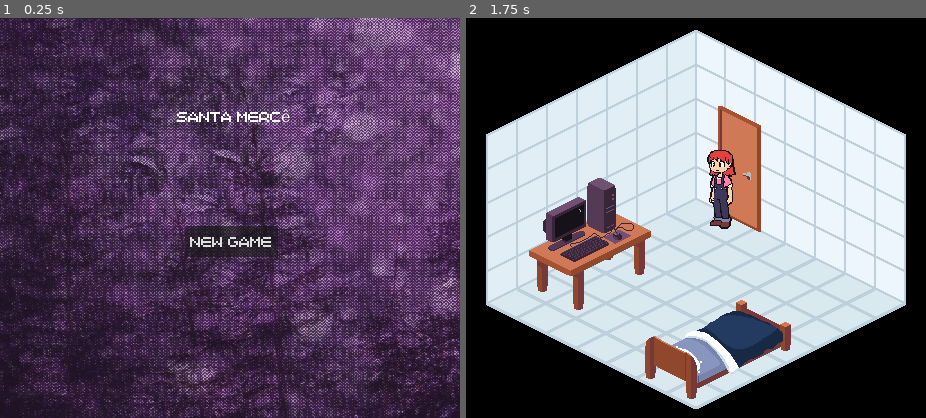
Above: before the commit, frames 1-2 (left to right).
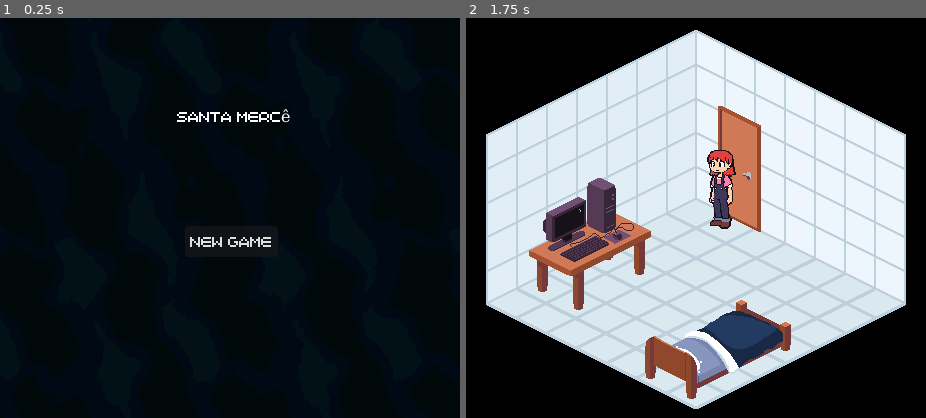
Above: after the commit, the same moments.

Repository: andcolatto/Repository-Santa-Merc-
Game: Godot game, scene res://Scenes/Menu.tscn
Same seed, same stepped clock (60 frames per second), same inputs: the game is played once before the commit and once after it.
Inputs:
- Up to frame 1 (0.25 s): no input
- Up to frame 2 (1.75 s): click "New Game" at 0.5 s; click "New Game" at 1.25 s

The runs differ from the first frame. In frame 1, 99% of the frame differs, in the area x 0-100%, y 0-100%; in frame 2, nothing differs.

Commit message:
menu animation

Diff:
--- a/Santa Mercê/project/Scenes/Menu.tscn
+++ b/Santa Mercê/project/Scenes/Menu.tscn
@@ -5,7 +5,130 @@
 [ext_resource type="FontFile" uid="uid://jdewj2mna65g" path="res://Font/Nyntunkocom Font/Nyntunkocom.ttf" id="2_6pedr"]
 [ext_resource type="AudioStream" uid="uid://b2fns6vulk6x3" path="res://SFX/New Game.wav" id="2_idohh"]
 [ext_resource type="AudioStream" uid="uid://b5lvu1fgedpvf" path="res://SFX/Select.wav" id="3_wfhf6"]
-[ext_resource type="Texture2D" uid="uid://bmao8x6a8gkr4" path="res://Icon/menubck.png" id="6_idohh"]
+[ext_resource type="Texture2D" uid="uid://cl8ob4x6dxmli" path="res://Sprites/menu/img1.png" id="6_3jcrr"]
+[ext_resource type="Texture2D" uid="uid://d1c2clqroifnx" path="res://Sprites/menu/img2.png" id="7_aobxe"]
+[ext_resource type="Texture2D" uid="uid://dn1stl1k4mamm" path="res://Sprites/menu/img3.png" id="8_ab40c"]
+[ext_resource type="Texture2D" uid="uid://cebg03sa5eum" path="res://Sprites/menu/img4.png" id="8_ckbj2"]
+[ext_resource type="Texture2D" uid="uid://tmsgo75y2iqo" path="res://Sprites/menu/img5.png" id="9_nuh2c"]
+[ext_resource type="Texture2D" uid="uid://crglj67nijwge" path="res://Sprites/menu/img6.png" id="10_ou2h3"]
+[ext_resource type="Texture2D" uid="uid://bhv7lgaunfbxt" path="res://Sprites/menu/img7.png" id="11_rh0jc"]
+[ext_resource type="Texture2D" uid="uid://cpmignan5x2tk" path="res://Sprites/menu/img8.png" id="12_v0ovw"]
+[ext_resource type="Texture2D" uid="uid://dgh357th5vnp8" path="res://Sprites/menu/img9.png" id="13_b7pwh"]
+[ext_resource type="Texture2D" uid="uid://gwyfiqchkod7" path="res://Sprites/menu/img10.png" id="14_2grpp"]
+[ext_resource type="Texture2D" uid="uid://dwc6kb1mgbh15" path="res://Sprites/menu/img11.png" id="15_2nbq4"]
+[ext_resource type="Texture2D" uid="uid://b01y8nctg64vu" path="res://Sprites/menu/img12.png" id="16_jmv5b"]
+[ext_resource type="Texture2D" uid="uid://dngll88hceogk" path="res://Sprites/menu/img13.png" id="17_dml4c"]
+[ext_resource type="Texture2D" uid="uid://lyoau7h7u2jn" path="res://Sprites/menu/img14.png" id="18_mcql4"]
+[ext_resource type="Texture2D" uid="uid://btldf8yi7hngw" path="res://Sprites/menu/img15.png" id="19_tx335"]
+[ext_resource type="Texture2D" uid="uid://chmkj7hnrkqky" path="res://Sprites/menu/img16.png" id="20_usc8s"]
+[ext_resource type="Texture2D" uid="uid://babovbk3nwie2" path="res://Sprites/menu/img17.png" id="21_easgd"]
+[ext_resource type="Texture2D" uid="uid://v8swlru77155" path="res://Sprites/menu/img18.png" id="22_atlfk"]
+[ext_resource type="Texture2D" uid="uid://bvt0r7hiu8a8f" path="res://Sprites/menu/img19.png" id="23_5hcs0"]
+[ext_resource type="Texture2D" uid="uid://hiow2yuxtoky" path="res://Sprites/menu/img20.png" id="24_1o7pl"]
+[ext_resource type="Texture2D" uid="uid://cjktx2344thyq" path="res://Sprites/menu/img21.png" id="25_jse0x"]
+[ext_resource type="Texture2D" uid="uid://jhxsssqu0wej" path="res://Sprites/menu/img22.png" id="26_1uil2"]
+[ext_resource type="Texture2D" uid="uid://0kqfpqp1vb6s" path="res://Sprites/menu/img23.png" id="27_1mb1m"]
+[ext_resource type="Texture2D" uid="uid://y4hqmmpe283p" path="res://Sprites/menu/img24.png" id="28_x3va4"]
+[ext_resource type="Texture2D" uid="uid://xy3ycxeo6734" path="res://Sprites/menu/img25.png" id="29_uyslx"]
+[ext_resource type="Texture2D" uid="uid://djxosoa5us68h" path="res://Sprites/menu/img26.png" id="30_s226j"]
+[ext_resource type="Texture2D" uid="uid://bapjukf6gg0jg" path="res://Sprites/menu/img27.png" id="31_241l0"]
+[ext_resource type="Texture2D" uid="uid://mmi1ictpso1l" path="res://Sprites/menu/img28.png" id="32_sv7cd"]
+[ext_resource type="Texture2D" uid="uid://7u1xofc4llq3" path="res://Sprites/menu/img29.png" id="33_nmaga"]
+
+[sub_resource type="SpriteFrames" id="SpriteFrames_ry7xe"]
+animations = [{
+"frames": [{
+"duration": 1.0,
+"texture": ExtResource("6_3jcrr")
+}, {
+"duration": 1.0,
+"texture": ExtResource("7_aobxe")
+}, {
+"duration": 1.0,
+"texture": ExtResource("8_ab40c")
+}, {
+"duration": 1.0,
+"texture": ExtResource("8_ckbj2")
+}, {
+"duration": 1.0,
+"texture": ExtResource("9_nuh2c")
+}, {
+"duration": 1.0,
+"texture": ExtResource("10_ou2h3")
+}, {
+"duration": 1.0,
+"texture": ExtResource("11_rh0jc")
+}, {
+"duration": 1.0,
+"texture": ExtResource("12_v0ovw")
+}, {
+"duration": 1.0,
+"texture": ExtResource("13_b7pwh")
+}, {
+"duration": 1.0,
+"texture": ExtResource("14_2grpp")
+}, {
+"duration": 1.0,
+"texture": ExtResource("15_2nbq4")
+}, {
+"duration": 1.0,
+"texture": ExtResource("16_jmv5b")
+}, {
+"duration": 1.0,
+"texture": ExtResource("17_dml4c")
+}, {
+"duration": 1.0,
+"texture": ExtResource("18_mcql4")
+}, {
+"duration": 1.0,
+"texture": ExtResource("19_tx335")
+}, {
+"duration": 1.0,
+"texture": ExtResource("20_usc8s")
+}, {
+"duration": 1.0,
+"texture": ExtResource("21_easgd")
+}, {
+"duration": 1.0,
+"texture": ExtResource("22_atlfk")
+}, {
+"duration": 1.0,
+"texture": ExtResource("23_5hcs0")
+}, {
+"duration": 1.0,
+"texture": ExtResource("24_1o7pl")
+}, {
+"duration": 1.0,
+"texture": ExtResource("25_jse0x")
+}, {
+"duration": 1.0,
+"texture": ExtResource("26_1uil2")
+}, {
+"duration": 1.0,
+"texture": ExtResource("27_1mb1m")
+}, {
+"duration": 1.0,
+"texture": ExtResource("28_x3va4")
+}, {
+"duration": 1.0,
+"texture": ExtResource("29_uyslx")
+}, {
+"duration": 1.0,
+"texture": ExtResource("30_s226j")
+}, {
+"duration": 1.0,
+"texture": ExtResource("31_241l0")
+}, {
+"duration": 1.0,
+"texture": ExtResource("32_sv7cd")
+}, {
+"duration": 1.0,
+"texture": ExtResource("33_nmaga")
+}],
+"loop": 1,
+"name": &"menuAnimation",
+"speed": 5.0
+}]
 
 [sub_resource type="LabelSettings" id="LabelSettings_vko3y"]
 font = ExtResource("2_6pedr")
@@ -26,6 +149,15 @@
 [node name="MenuHUD" type="CanvasGroup" parent="." unique_id=1927890801]
 script = ExtResource("1_3kf3n")
 
+[node name="menubackground" type="AnimatedSprite2D" parent="MenuHUD" unique_id=1859514598]
+modulate = Color(0.021373399, 0.31452218, 0.39521667, 1)
+position = Vector2(230.75, 202.13861)
+scale = Vector2(-1.5571932, 2.2510726)
+sprite_frames = SubResource("SpriteFrames_ry7xe")
+animation = &"menuAnimation"
+autoplay = "menuAnimation"
+speed_scale = 0.19
+
 [node name="name" type="Label" parent="MenuHUD" unique_id=62606709]
 offset_left = 177.0
 offset_top = 91.0
@@ -42,11 +174,5 @@
 theme_override_fonts/font = ExtResource("2_6pedr")
 text = "New Game"
 
-[node name="menubackground" type="Sprite2D" parent="MenuHUD" unique_id=1667516001]
-z_index = -1
-position = Vector2(230.00002, 199.75002)
-scale = Vector2(0.44921875, 0.39111325)
-texture = ExtResource("6_idohh")
-
 [node name="Camera2D" type="Camera2D" parent="." unique_id=642123136]
 position = Vector2(230, 200)
Binary file added: Santa Mercê/project/Icon/menu.gif
Binary file added: Santa Mercê/project/OSTs/menu.gif
Binary file added: Santa Mercê/project/Scenes/menu.gif
Binary file added: Santa Mercê/project/Scripts/Menu/menu.gif
Binary file added: Santa Mercê/project/Sprites/menu/img1.png
Not shown, added: Santa Mercê/project/Sprites/menu/img1.png.import
Binary file added: Santa Mercê/project/Sprites/menu/img10.png
Not shown, added: Santa Mercê/project/Sprites/menu/img10.png.import
Binary file added: Santa Mercê/project/Sprites/menu/img11.png
Not shown, added: Santa Mercê/project/Sprites/menu/img11.png.import
Binary file added: Santa Mercê/project/Sprites/menu/img12.png
Not shown, added: Santa Mercê/project/Sprites/menu/img12.png.import
(and 51 more such lines)
